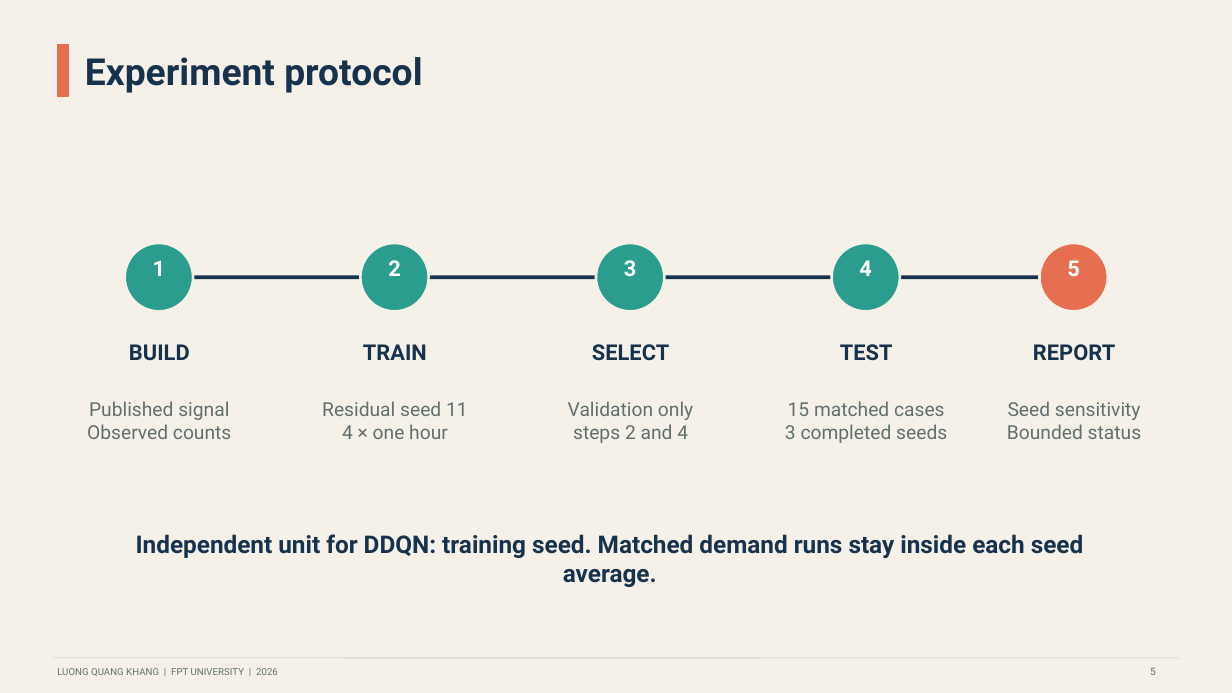
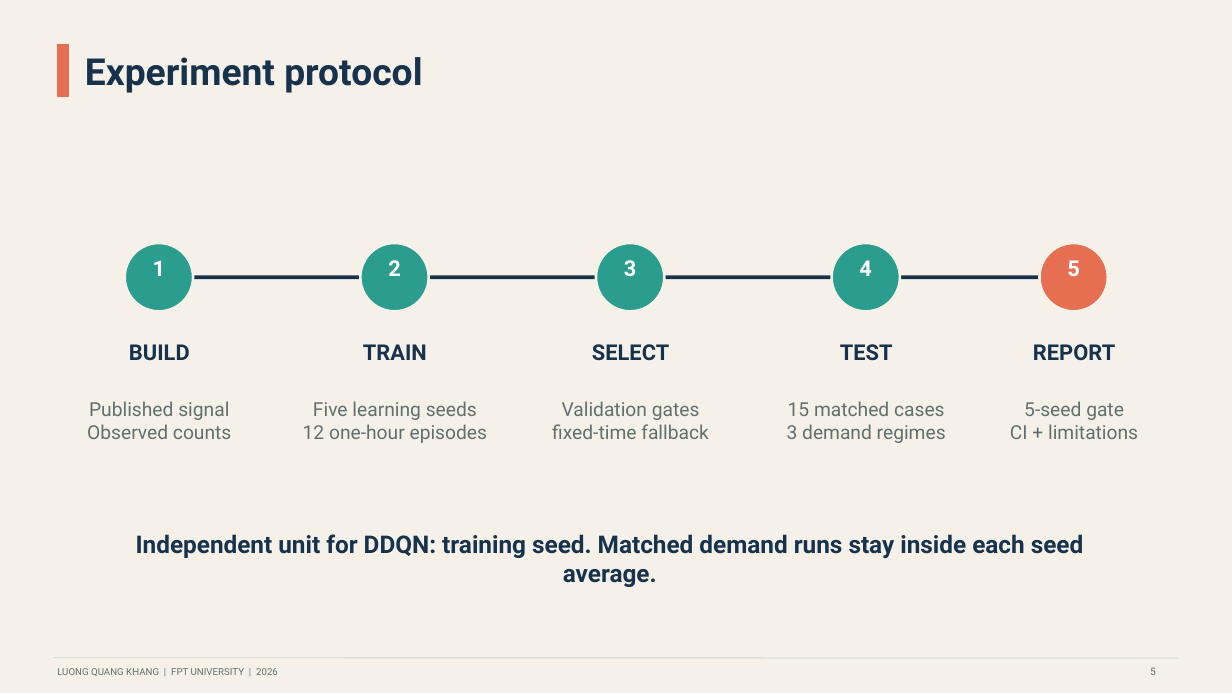
Before and after one commit to khanglqse/Thesis, a slide deck: slide 5 of presentation/thesis_defense_danang.pptx. Drawn at 1232x693 pixels with LibreOffice and Linux fonts; fonts in the diff are those of the drawing. Boxes give left, top, right and bottom in pixels: in the first picture for what was removed or moved away, otherwise in the second. Text is boxed around its words. In the diff, an @@ line names an element or a change of style, - is before the commit and + after.

```diff
--- a/presentation/thesis_defense_danang.pptx
+++ b/presentation/thesis_defense_danang.pptx
@@ text at box(303, 401, 488, 443): text changed @@
-Residual seed 11
-4 × one hour
+Five learning seeds
+12 one-hour episodes
@@ text at box(552, 401, 709, 439): text changed @@
-Validation only
-steps 2 and 4
+Validation gates
+fixed-time fallback
@@ text at box(1010, 401, 1138, 439): text changed @@
-Seed sensitivity
-Bounded status
+5-seed gate
+CI + limitations
@@ text at box(787, 424, 946, 443): text changed @@
-3 completed seeds
+3 demand regimes
```
Also in this commit, not shown: 3 other slides changed, 1 other file.
